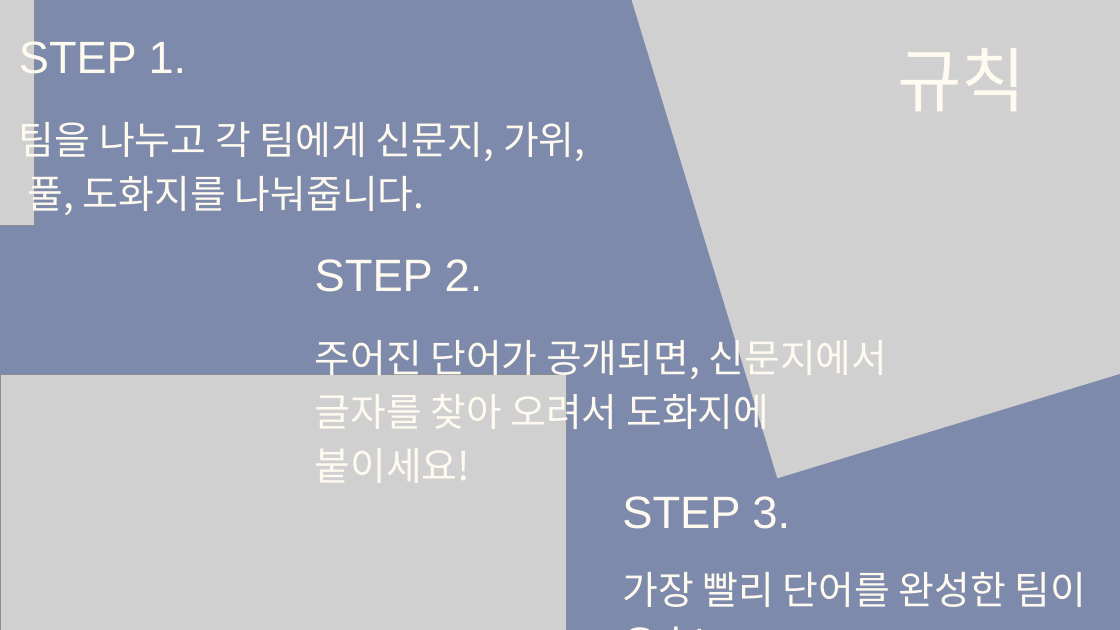
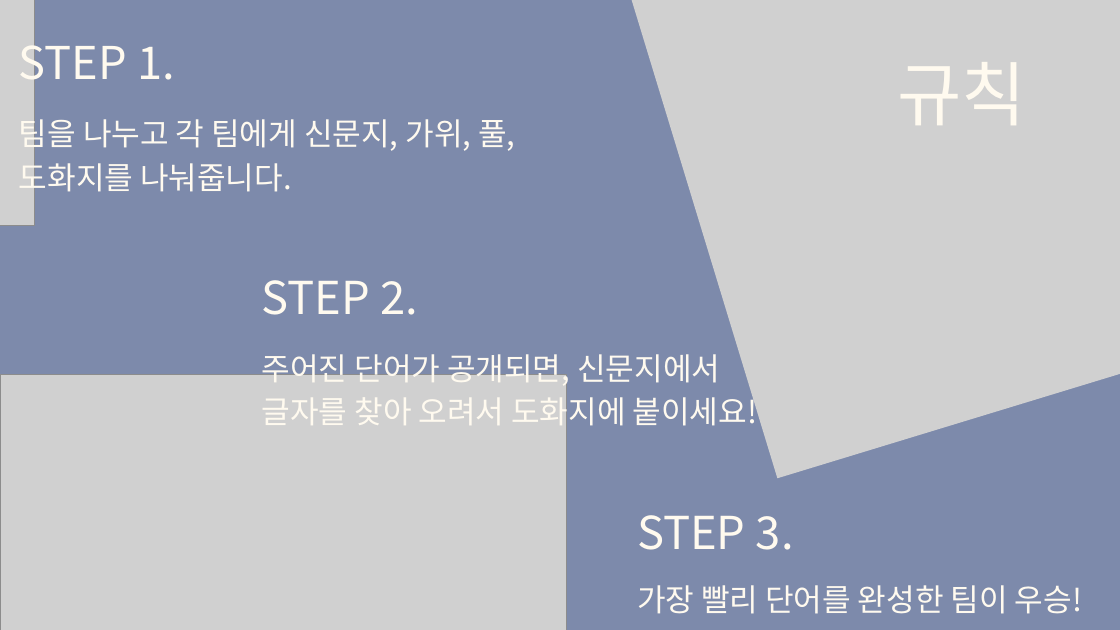
Before and after one commit to tkdgns25300/sunday_play, a slide deck: slide 2 of public/downloads/games/newspaper-puzzle/rules.pptx. Drawn at 1120x630 pixels with LibreOffice and Linux fonts; fonts in the diff are those of the drawing; grey boxes stand for pictures. Boxes give left, top, right and bottom in pixels: in the first picture for what was removed or moved away, otherwise in the second. Text is boxed around its words. In the diff, an @@ line names an element or a change of style, - is before the commit and + after.

```diff
--- a/public/downloads/games/newspaper-puzzle/rules.pptx
+++ b/public/downloads/games/newspaper-puzzle/rules.pptx
@@ text "규칙": place and size @@
-text "규칙" at [897,48,1026,111]
+text "규칙" at [897,62,1026,125]
@@ font Arial to Noto Sans CJK KR in 4 elements at [19,33,175,90], [897,62,1026,125], [637,515,794,550], [262,280,418,315] @@
@@ text "STEP 2.": place and size @@
-text "STEP 2." at [315,259,483,292]
+text "STEP 2." at [262,280,418,315]
@@ size 50 to 40 pt; line spacing 70pt to 56pt in 3 elements at [19,114,515,197], [637,585,1082,614], [262,354,758,432] @@
@@ text "주어진 단어가 공개되면, 신문지에서": place and size @@
-text "주어진 단어가 공개되면, 신문지에서" at [315,332,887,483]
+text "주어진 단어가 공개되면, 신문지에서" at [262,354,758,432]
@@ text "STEP 3.": place and size @@
-text "STEP 3." at [622,496,790,529]
+text "STEP 3." at [637,515,794,550]
@@ text "가장 빨리 단어를 완성한 팀이 ...": place and size @@
-text "가장 빨리 단어를 완성한 팀이 ..." at [622,572,1087,607]
+text "가장 빨리 단어를 완성한 팀이 ..." at [637,585,1082,614]
```
Also in this commit, not shown: 16 other slides changed, 1 slide added, 3 other files.
